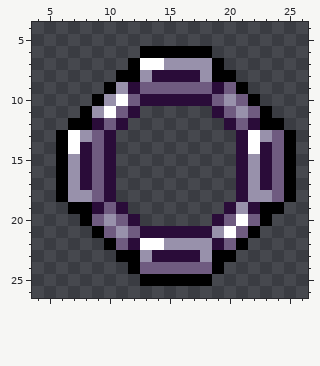
Pixel-art sprite, stored at Graphics/Atlases/Gameplay/objects/booster_transporter/out_base00.png. The first picture shows the starting point.
The file is 32x32 pixels. Shown: x 4..26, y 4..26.
Now the later version:
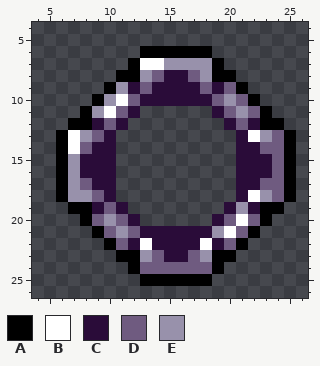
Palette (. is transparent): A #000000  B #ffffff  C #2a0c39  D #6f5b80  E #9891ab
From old to new:
@@ x 12..19 @@
  7 ABBEEEEA
- 8 AECCCCEA
- 9 CDDDDDDC
+ 8 AEDCCDEA
+ 9 CDCCCCDC
 10 DCCCCCCD
@@ x 4..26 @@
 13 ..ABEDC..........CBEDA.
-14 ..ABCDC..........CBCDA.
-15 ..AECDC..........CECDA.
-16 ..AECDC..........CECDA.
-17 ..AECDC..........CECDA.
-18 ..AEEDC..........CEEDA.
+14 ..ABDCC..........CCDDA.
+15 ..AECCC..........CCCDA.
+16 ..AECCC..........CCCDA.
+17 ..AEDCC..........CCDDA.
+18 ..AEEDC..........CBEDA.
 19 ...AACDC........CECAA..
@@ x 12..20 @@
 21 DCCCCCCEB
-22 CBBEEEECD
-23 AECCCCEAA
+22 CBCCCCBCD
+23 AEDCCDEAA
 24 ADDDDDDA.
Where, in picture pixels (left, top, right, bottom), the same in both pictures:
changed: (152, 70, 200, 94)
changed: (80, 142, 104, 190)
changed: (248, 142, 272, 202)
changed: (152, 238, 212, 262)
